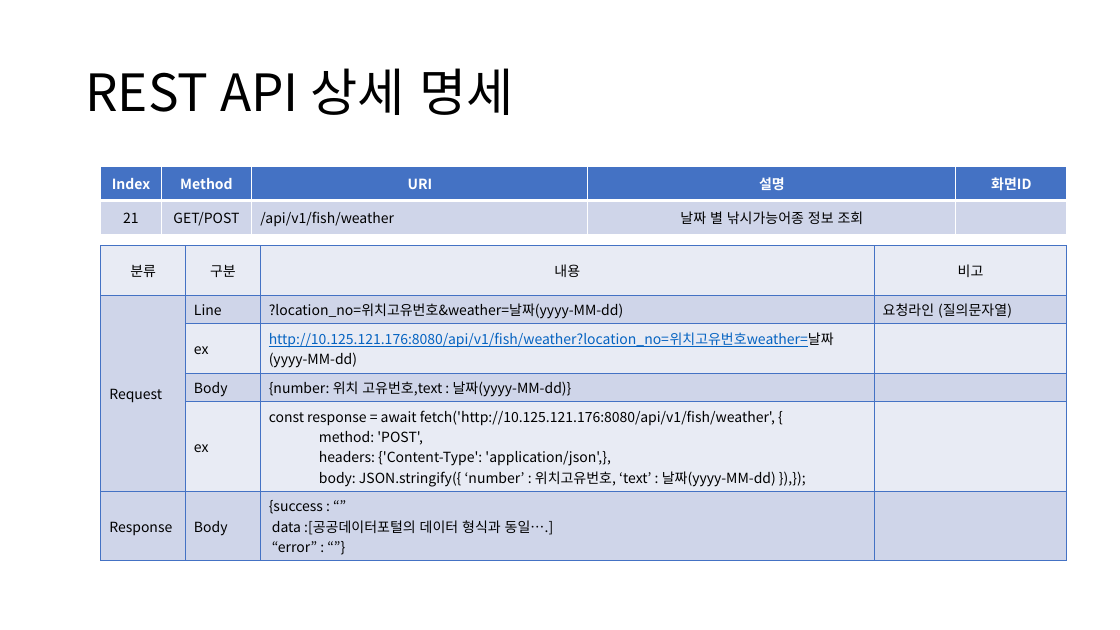
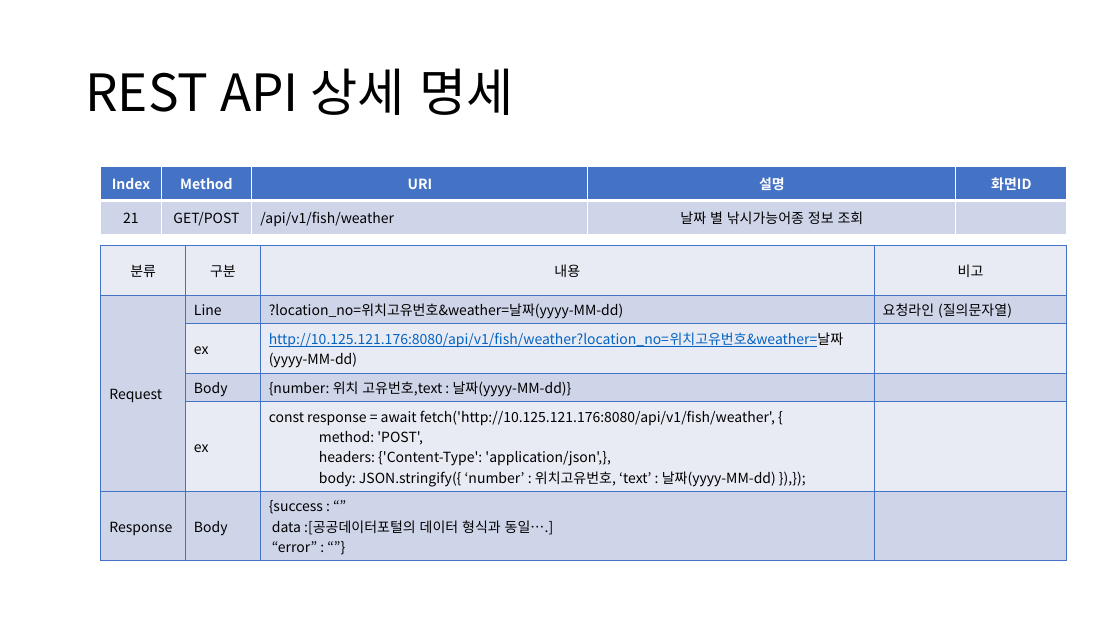
Before and after one commit to sujidaddy/workspace_miniproject, a slide deck: slide 44 of 미니프로젝트계획서제출용.pptx. Drawn at 1120x630 pixels with LibreOffice and Linux fonts; fonts in the diff are those of the drawing. Boxes give left, top, right and bottom in pixels: in the first picture for what was removed or moved away, otherwise in the second. Text is boxed around its words. In the diff, an @@ line names an element or a change of style, - is before the commit and + after.

```diff
--- a/미니프로젝트계획서제출용.pptx
+++ b/미니프로젝트계획서제출용.pptx
@@ table at [101, 246, 1067, 556] @@
-row 3, column 3: http://10.125.121.176:8080/api/v1/fish/weather?location_no=위치고유번호weather=날짜(yyyy-MM-dd)
+row 3, column 3: http://10.125.121.176:8080/api/v1/fish/weather?location_no=위치고유번호&weather=날짜(yyyy-MM-dd)
```
Also in this commit, not shown: 5 other slides changed, 1 slide added, 11 other files.
